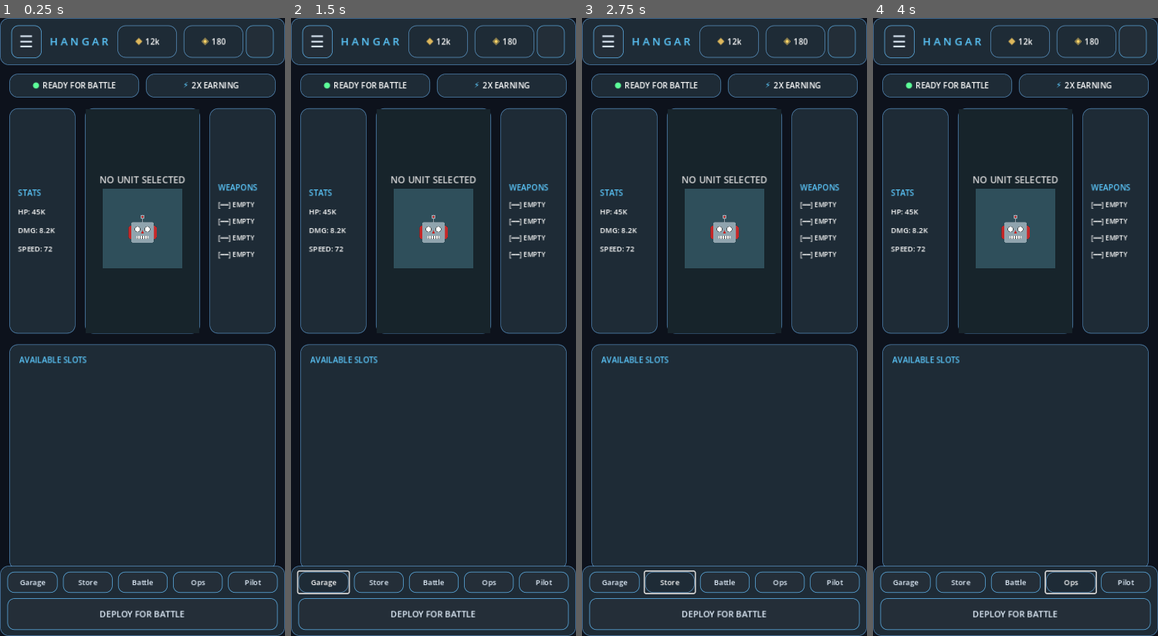
Above: before the commit, frames 1-4 (left to right).
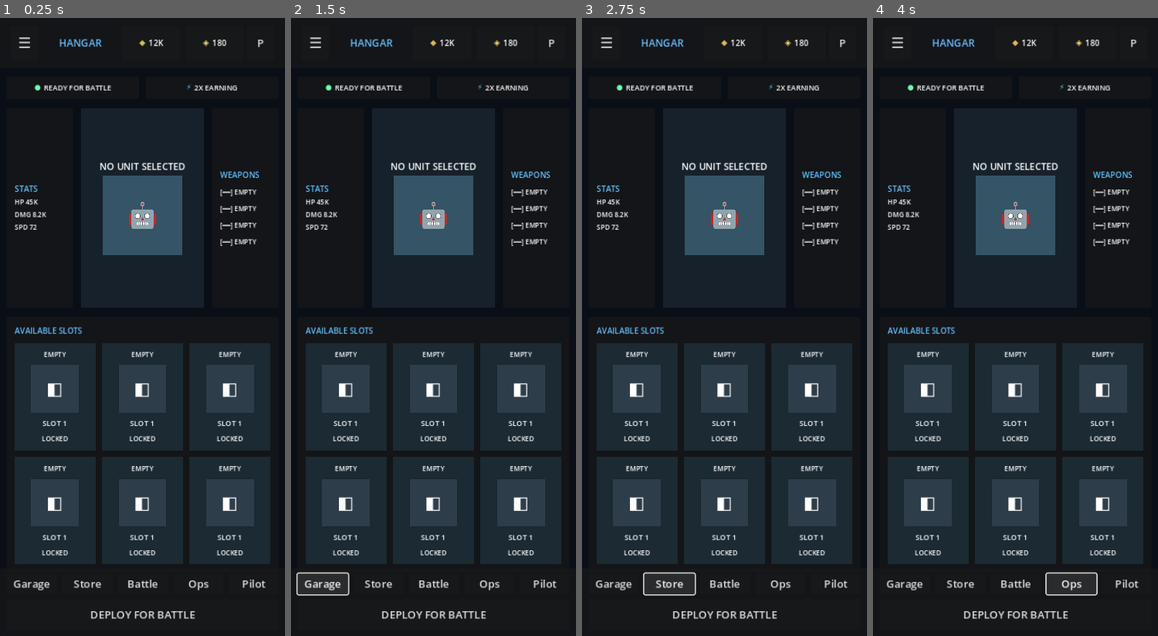
Above: after the commit, the same moments.

Repository: musikaalvin/godot-war-robots-hangar
Game: Godot game, scene res://scenes/HangarScreen.tscn
Same seed, same stepped clock (60 frames per second), same inputs: the game is played once before the commit and once after it.
Inputs (mouse positions are in pixels of both pictures, inside the frame that each line leads up to):
- Up to frame 1 (0.25 s): no input
- Up to frame 2 (1.5 s): click (550, 42) at 0.5 s; click "Garage" at 1.25 s
- Up to frame 3 (2.75 s): click "Store" at 2 s
- Up to frame 4 (4 s): click "Battle" at 2.75 s; click "Ops" at 3.5 s

The runs differ from the first frame. In frame 1, 47% of the frame differs, in the area x 0-100%, y 0-100%; in frame 2, 47%; in frame 3, 47%; in frame 4, 47%.
Error before the commit: Cannot call method 'get_children' on a null value. (res://scripts/HangarScreen.gd:10)
Error after the commit: Invalid assignment of property or key 'text' with value of type 'String' on a base object of type 'Nil'. (res://scripts/RobotSlot.gd:11)

Commit message:
Final War Robots-inspired premium hangar UI pass with a darker, more authentic mobile-game layout and styling.

Diff:
--- a/scenes/HangarScreen.tscn
+++ b/scenes/HangarScreen.tscn
@@ -1,7 +1,6 @@
-[gd_scene load_steps=3 format=3 uid="uid://csd7b1tkr4g5v"]
+[gd_scene load_steps=2 format=3 uid="uid://csd7b1tkr4g5v"]
 
 [ext_resource type="Script" path="res://scripts/HangarScreen.gd" id="1_cf8o8"]
-[ext_resource type="Theme" path="res://themes/PremiumTheme.tres" id="2_h5k8m"]
 
 [node name="HangarScreen" type="Control"]
 layout_mode = 3
@@ -11,7 +10,6 @@
 grow_horizontal = 2
 grow_vertical = 2
 script = ExtResource("1_cf8o8")
-theme = ExtResource("2_h5k8m")
 
 [node name="Background" type="ColorRect" parent="."]
 layout_mode = 1
@@ -20,16 +18,7 @@
 anchor_bottom = 1.0
 grow_horizontal = 2
 grow_vertical = 2
-color = Color(0.05, 0.07, 0.11, 1)
-
-[node name="GradientOverlay" type="ColorRect" parent="."]
-layout_mode = 1
-anchors_preset = 15
-anchor_right = 1.0
-anchor_bottom = 1.0
-grow_horizontal = 2
-grow_vertical = 2
-color = Color(0, 0, 0, 0)
+color = Color(0.04, 0.06, 0.09, 1)
 
 [node name="TopBar" type="PanelContainer" parent="."]
 layout_mode = 1
@@ -39,15 +28,15 @@
 offset_left = 0.0
 offset_top = 0.0
 offset_right = 0.0
-offset_bottom = 70.0
+offset_bottom = 76.0
 grow_horizontal = 2
 
 [node name="Margin" type="MarginContainer" parent="TopBar"]
 layout_mode = 2
 theme_override_constants/margin_left = 16
-theme_override_constants/margin_top = 10
+theme_override_constants/margin_top = 12
 theme_override_constants/margin_right = 16
-theme_override_constants/margin_bottom = 10
+theme_override_constants/margin_bottom = 12
 
 [node name="HBox" type="HBoxContainer" parent="TopBar/Margin"]
 layout_mode = 2
@@ -57,7 +46,7 @@
 custom_minimum_size = Vector2(42, 42)
 layout_mode = 2
 text = "☰"
-theme_override_font_sizes/font_size = 24
+theme_override_font_sizes/font_size = 22
 
 [node name="Spacer" type="Control" parent="TopBar/Margin/HBox"]
 layout_mode = 2
@@ -65,11 +54,11 @@
 
 [node name="Title" type="Label" parent="TopBar/Margin/HBox"]
 layout_mode = 2
-text = "H A N G A R"
+text = "HANGAR"
 horizontal_alignment = 1
 vertical_alignment = 1
-theme_override_font_sizes/font_size = 16
-theme_override_colors/font_color = Color(0.36, 0.79, 1, 1)
+theme_override_colors/font_color = Color(0.38, 0.74, 1, 1)
+theme_override_font_sizes/font_size = 15
 
 [node name="Spacer2" type="Control" parent="TopBar/Margin/HBox"]
 layout_mode = 2
@@ -77,53 +66,52 @@
 
 [node name="Resources" type="HBoxContainer" parent="TopBar/Margin/HBox"]
 layout_mode = 2
-theme_override_constants/separation = 10
-alignment = 1
+theme_override_constants/separation = 8
 
 [node name="Ag" type="PanelContainer" parent="TopBar/Margin/HBox/Resources"]
-custom_minimum_size = Vector2(90, 32)
-layout_mode = 2
-
-[node name="Margin2" type="MarginContainer" parent="TopBar/Margin/HBox/Resources/Ag"]
+custom_minimum_size = Vector2(88, 32)
+layout_mode = 2
+
+[node name="MarginAg" type="MarginContainer" parent="TopBar/Margin/HBox/Resources/Ag"]
 layout_mode = 2
 theme_override_constants/margin_left = 10
 theme_override_constants/margin_right = 10
 
-[node name="HBox2" type="HBoxContainer" parent="TopBar/Margin/HBox/Resources/Ag/Margin2"]
-layout_mode = 2
-alignment = 1
-
-[node name="Icon" type="Label" parent="TopBar/Margin/HBox/Resources/Ag/Margin2/HBox2"]
+[node name="HBoxAg" type="HBoxContainer" parent="TopBar/Margin/HBox/Resources/Ag/MarginAg"]
+layout_mode = 2
+alignment = 1
+
+[node name="Icon" type="Label" parent="TopBar/Margin/HBox/Resources/Ag/MarginAg/HBoxAg"]
 layout_mode = 2
 text = "◆"
-theme_override_font_sizes/font_size = 14
 theme_override_colors/font_color = Color(0.87, 0.72, 0.36, 1)
-
-[node name="Label" type="Label" parent="TopBar/Margin/HBox/Resources/Ag/Margin2/HBox2"]
-layout_mode = 2
-text = "12k"
+theme_override_font_sizes/font_size = 12
+
+[node name="Value" type="Label" parent="TopBar/Margin/HBox/Resources/Ag/MarginAg/HBoxAg"]
+layout_mode = 2
+text = "12K"
 theme_override_font_sizes/font_size = 12
 
 [node name="Au" type="PanelContainer" parent="TopBar/Margin/HBox/Resources"]
-custom_minimum_size = Vector2(90, 32)
-layout_mode = 2
-
-[node name="Margin3" type="MarginContainer" parent="TopBar/Margin/HBox/Resources/Au"]
+custom_minimum_size = Vector2(88, 32)
+layout_mode = 2
+
+[node name="MarginAu" type="MarginContainer" parent="TopBar/Margin/HBox/Resources/Au"]
 layout_mode = 2
 theme_override_constants/margin_left = 10
 theme_override_constants/margin_right = 10
 
-[node name="HBox3" type="HBoxContainer" parent="TopBar/Margin/HBox/Resources/Au/Margin3"]
-layout_mode = 2
-alignment = 1
-
-[node name="Icon" type="Label" parent="TopBar/Margin/HBox/Resources/Au/Margin3/HBox3"]
+[node name="HBoxAu" type="HBoxContainer" parent="TopBar/Margin/HBox/Resources/Au/MarginAu"]
+layout_mode = 2
+alignment = 1
+
+[node name="Icon" type="Label" parent="TopBar/Margin/HBox/Resources/Au/MarginAu/HBoxAu"]
 layout_mode = 2
 text = "◈"
-theme_override_font_sizes/font_size = 14
-theme_override_colors/font_color = Color(1, 0.84, 0.4, 1)
-
-[node name="Label" type="Label" parent="TopBar/Margin/HBox/Resources/Au/Margin3/HBox3"]
+theme_override_colors/font_color = Color(1, 0.84, 0.42, 1)
+theme_override_font_sizes/font_size = 12
+
+[node name="Value" type="Label" parent="TopBar/Margin/HBox/Resources/Au/MarginAu/HBoxAu"]
 layout_mode = 2
 text = "180"
 theme_override_font_sizes/font_size = 12
@@ -131,161 +119,166 @@
 [node name="Avatar" type="Button" parent="TopBar/Margin/HBox"]
 custom_minimum_size = Vector2(42, 42)
 layout_mode = 2
-modulate = Color(1, 1, 1, 0.9)
+text = "P"
 
 [node name="Body" type="MarginContainer" parent="."]
 layout_mode = 1
 anchors_preset = 15
 anchor_right = 1.0
 anchor_bottom = 1.0
-offset_top = 70.0
+offset_top = 76.0
 offset_bottom = 0.0
 grow_horizontal = 2
 grow_vertical = 2
 theme_override_constants/margin_left = 14
-theme_override_constants/margin_top = 14
+theme_override_constants/margin_top = 12
 theme_override_constants/margin_right = 14
-theme_override_constants/margin_bottom = 100
+theme_override_constants/margin_bottom = 96
 
 [node name="VBox" type="VBoxContainer" parent="Body"]
 layout_mode = 2
-theme_override_constants/separation = 16
+theme_override_constants/separation = 14
 
 [node name="StatusBar" type="HBoxContainer" parent="Body/VBox"]
 layout_mode = 2
 theme_override_constants/separation = 10
 
 [node name="ReadyStatus" type="PanelContainer" parent="Body/VBox/StatusBar"]
-custom_minimum_size = Vector2(0, 36)
-layout_mode = 2
-size_flags_horizontal = 3
-
-[node name="Margin4" type="MarginContainer" parent="Body/VBox/StatusBar/ReadyStatus"]
+custom_minimum_size = Vector2(0, 34)
+layout_mode = 2
+size_flags_horizontal = 3
+
+[node name="Margin" type="MarginContainer" parent="Body/VBox/StatusBar/ReadyStatus"]
 layout_mode = 2
 theme_override_constants/margin_left = 12
 theme_override_constants/margin_right = 12
 
-[node name="HBox4" type="HBoxContainer" parent="Body/VBox/StatusBar/ReadyStatus/Margin4"]
-layout_mode = 2
-alignment = 1
-
-[node name="Dot" type="Label" parent="Body/VBox/StatusBar/ReadyStatus/Margin4/HBox4"]
+[node name="HBox" type="HBoxContainer" parent="Body/VBox/StatusBar/ReadyStatus/Margin"]
+layout_mode = 2
+alignment = 1
+
+[node name="Dot" type="Label" parent="Body/VBox/StatusBar/ReadyStatus/Margin/HBox"]
 layout_mode = 2
 text = "●"
-theme_override_font_sizes/font_size = 12
-theme_override_colors/font_color = Color(0.36, 1, 0.6, 1)
-
-[node name="Label2" type="Label" parent="Body/VBox/StatusBar/ReadyStatus/Margin4/HBox4"]
+theme_override_colors/font_color = Color(0.42, 1, 0.68, 1)
+theme_override_font_sizes/font_size = 11
+
+[node name="Text" type="Label" parent="Body/VBox/StatusBar/ReadyStatus/Margin/HBox"]
 layout_mode = 2
 text = "READY FOR BATTLE"
-theme_override_font_sizes/font_size = 12
+theme_override_font_sizes/font_size = 11
 
 [node name="BoostStatus" type="PanelContainer" parent="Body/VBox/StatusBar"]
-custom_minimum_size = Vector2(0, 36)
-layout_mode = 2
-size_flags_horizontal = 3
-
-[node name="Margin5" type="MarginContainer" parent="Body/VBox/StatusBar/BoostStatus"]
+custom_minimum_size = Vector2(0, 34)
+layout_mode = 2
+size_flags_horizontal = 3
+
+[node name="Margin" type="MarginContainer" parent="Body/VBox/StatusBar/BoostStatus"]
 layout_mode = 2
 theme_override_constants/margin_left = 12
 theme_override_constants/margin_right = 12
 
-[node name="HBox5" type="HBoxContainer" parent="Body/VBox/StatusBar/BoostStatus/Margin5"]
-layout_mode = 2
-alignment = 1
-
-[node name="Icon2" type="Label" parent="Body/VBox/StatusBar/BoostStatus/Margin5/HBox5"]
+[node name="HBox" type="HBoxContainer" parent="Body/VBox/StatusBar/BoostStatus/Margin"]
+layout_mode = 2
+alignment = 1
+
+[node name="Icon" type="Label" parent="Body/VBox/StatusBar/BoostStatus/Margin/HBox"]
 layout_mode = 2
 text = "⚡"
-theme_override_font_sizes/font_size = 12
-theme_override_colors/font_color = Color(0.36, 0.79, 1, 1)
-
-[node name="Label3" type="Label" parent="Body/VBox/StatusBar/BoostStatus/Margin5/HBox5"]
+theme_override_colors/font_color = Color(0.38, 0.8, 1, 1)
+theme_override_font_sizes/font_size = 11
+
+[node name="Text" type="Label" parent="Body/VBox/StatusBar/BoostStatus/Margin/HBox"]
 layout_mode = 2
 text = "2X EARNING"
-theme_override_font_sizes/font_size = 12
+theme_override_font_sizes/font_size = 11
 
 [node name="MainContent" type="HBoxContainer" parent="Body/VBox"]
 layout_mode = 2
-theme_override_constants/separation = 14
+theme_override_constants/separation = 12
 size_flags_vertical = 3
 
 [node name="LeftPanel" type="PanelContainer" parent="Body/VBox/MainContent"]
 custom_minimum_size = Vector2(100, 0)
 layout_mode = 2
 
-[node name="Margin6" type="MarginContainer" parent="Body/VBox/MainContent/LeftPanel"]
+[node name="Margin" type="MarginContainer" parent="Body/VBox/MainContent/LeftPanel"]
 layout_mode = 2
 theme_override_constants/margin_left = 12
 theme_override_constants/margin_top = 12
 theme_override_constants/margin_right = 12
 theme_override_constants/margin_bottom = 12
 
-[node name="VBox2" type="VBoxContainer" parent="Body/VBox/MainContent/LeftPanel/Margin6"]
-layout_mode = 2
-theme_override_constants/separation = 12
-alignment = 1
-
-[node name="StatLabel" type="Label" parent="Body/VBox/MainContent/LeftPanel/Margin6/VBox2"]
+[node name="VBox" type="VBoxContainer" parent="Body/VBox/MainContent/LeftPanel/Margin"]
+layout_mode = 2
+alignment = 1
+
+[node name="Header" type="Label" parent="Body/VBox/MainContent/LeftPanel/Margin/VBox"]
 layout_mode = 2
 text = "STATS"
-theme_override_font_sizes/font_size = 12
-theme_override_colors/font_color = Color(0.36, 0.79, 1, 1)
-
-[node name="Stat1" type="Label" parent="Body/VBox/MainContent/LeftPanel/Margin6/VBox2"]
-layout_mode = 2
-text = "HP: 45K"
-theme_override_font_sizes/font_size = 11
-
-[node name="Stat2" type="Label" parent="Body/VBox/MainContent/LeftPanel/Margin6/VBox2"]
-layout_mode = 2
-text = "DMG: 8.2K"
-theme_override_font_sizes/font_size = 11
-
-[node name="Stat3" type="Label" parent="Body/VBox/MainContent/LeftPanel/Margin6/VBox2"]
-layout_mode = 2
-text = "SPEED: 72"
-theme_override_font_sizes/font_size = 11
-
-[node name="Preview" type="PanelContainer" parent="Body/VBox/MainContent"]
-custom_minimum_size = Vector2(0, 0)
-layout_mode = 2
-size_flags_horizontal = 3
-
-[node name="PreviewBG" type="ColorRect" parent="Body/VBox/MainContent/Preview"]
-layout_mode = 1
-anchors_preset = 15
-anchor_right = 1.0
-anchor_bottom = 1.0
-grow_horizontal = 2
-grow_vertical = 2
-color = Color(0.09, 0.14, 0.17, 1)
-
-[node name="Margin7" type="MarginContainer" parent="Body/VBox/MainContent/Preview"]
+theme_override_colors/font_color = Color(0.38, 0.76, 1, 1)
+theme_override_font_sizes/font_size = 12
+
+[node name="Stat1" type="Label" parent="Body/VBox/MainContent/LeftPanel/Margin/VBox"]
+layout_mode = 2
+text = "HP 45K"
+theme_override_font_sizes/font_size = 10
+
+[node name="Stat2" type="Label" parent="Body/VBox/MainContent/LeftPanel/Margin/VBox"]
+layout_mode = 2
+text = "DMG 8.2K"
+theme_override_font_sizes/font_size = 10
+
+[node name="Stat3" type="Label" parent="Body/VBox/MainContent/LeftPanel/Margin/VBox"]
+layout_mode = 2
+text = "SPD 72"
+theme_override_font_sizes/font_size = 10
+
+[node name="PreviewPanel" type="PanelContainer" parent="Body/VBox/MainContent"]
+layout_mode = 2
+size_flags_horizontal = 3
+
+[node name="PreviewBG" type="ColorRect" parent="Body/VBox/MainContent/PreviewPanel"]
+layout_mode = 1
+anchors_preset = 15
+anchor_right = 1.0
+anchor_bottom = 1.0
+grow_horizontal = 2
+grow_vertical = 2
+color = Color(0.09, 0.13, 0.17, 1)
+
+[node name="Margin" type="MarginContainer" parent="Body/VBox/MainContent/PreviewPanel"]
 layout_mode = 2
 theme_override_constants/margin_left = 20
-theme_override_constants/margin_top = 20
+theme_override_constants/margin_top = 18
 theme_override_constants/margin_right = 20
-theme_override_constants/margin_bottom = 20
-
-[node name="VBox3" type="VBoxContainer" parent="Body/VBox/MainContent/Preview/Margin7"]
-layout_mode = 2
-alignment = 1
-
-[node name="RobotName" type="Label" parent="Body/VBox/MainContent/Preview/Margin7/VBox3"]
+theme_override_constants/margin_bottom = 18
+
+[node name="VBox" type="VBoxContainer" parent="Body/VBox/MainContent/PreviewPanel/Margin"]
+layout_mode = 2
+alignment = 1
+
+[node name="Name" type="Label" parent="Body/VBox/MainContent/PreviewPanel/Margin/VBox"]
 layout_mode = 2
 text = "NO UNIT SELECTED"
 horizontal_alignment = 1
 theme_override_font_sizes/font_size = 14
-theme_override_colors/font_color = Color(0.85, 0.85, 0.85, 1)
-
-[node name="Silhouette" type="ColorRect" parent="Body/VBox/MainContent/Preview/Margin7/VBox3"]
+
+[node name="RobotArt" type="PanelContainer" parent="Body/VBox/MainContent/PreviewPanel/Margin/VBox"]
 custom_minimum_size = Vector2(120, 120)
 layout_mode = 2
 size_flags_horizontal = 4
-color = Color(0.25, 0.42, 0.48, 0.6)
-
-[node name="Label" type="Label" parent="Body/VBox/MainContent/Preview/Margin7/VBox3/Silhouette"]
+
+[node name="RobotShape" type="ColorRect" parent="Body/VBox/MainContent/PreviewPanel/Margin/VBox/RobotArt"]
+layout_mode = 1
+anchors_preset = 15
+anchor_right = 1.0
+anchor_bottom = 1.0
+grow_horizontal = 2
+grow_vertical = 2
+color = Color(0.24, 0.39, 0.47, 0.78)
+
+[node name="RobotIcon" type="Label" parent="Body/VBox/MainContent/PreviewPanel/Margin/VBox/RobotArt/RobotShape"]
 layout_mode = 1
 anchors_preset = 15
 anchor_right = 1.0
@@ -295,46 +288,46 @@
 text = "🤖"
 horizontal_alignment = 1
 vertical_alignment = 1
-theme_override_font_sizes/font_size = 48
+theme_override_font_sizes/font_size = 46
 
 [node name="RightPanel" type="PanelContainer" parent="Body/VBox/MainContent"]
 custom_minimum_size = Vector2(100, 0)
 layout_mode = 2
 
-[node name="Margin8" type="MarginContainer" parent="Body/VBox/MainContent/RightPanel"]
+[node name="Margin" type="MarginContainer" parent="Body/VBox/MainContent/RightPanel"]
 layout_mode = 2
 theme_override_constants/margin_left = 12
 theme_override_constants/margin_top = 12
 theme_override_constants/margin_right = 12
 theme_override_constants/margin_bottom = 12
 
-[node name="VBox4" type="VBoxContainer" parent="Body/VBox/MainContent/RightPanel/Margin8"]
+[node name="VBox" type="VBoxContainer" parent="Body/VBox/MainContent/RightPanel/Margin"]
 layout_mode = 2
 theme_override_constants/separation = 10
 alignment = 1
 
-[node name="EquipLabel" type="Label" parent="Body/VBox/MainContent/RightPanel/Margin8/VBox4"]
+[node name="Header" type="Label" parent="Body/VBox/MainContent/RightPanel/Margin/VBox"]
 layout_mode = 2
 text = "WEAPONS"
-theme_override_font_sizes/font_size = 12
-theme_override_colors/font_color = Color(0.36, 0.79, 1, 1)
-
-[node name="Weapon1" type="Label" parent="Body/VBox/MainContent/RightPanel/Margin8/VBox4"]
+theme_override_colors/font_color = Color(0.38, 0.76, 1, 1)
+theme_override_font_sizes/font_size = 12
+
+[node name="W1" type="Label" parent="Body/VBox/MainContent/RightPanel/Margin/VBox"]
 layout_mode = 2
 text = "[━━] EMPTY"
 theme_override_font_sizes/font_size = 10
 
-[node name="Weapon2" type="Label" parent="Body/VBox/MainContent/RightPanel/Margin8/VBox4"]
+[node name="W2" type="Label" parent="Body/VBox/MainContent/RightPanel/Margin/VBox"]
 layout_mode = 2
 text = "[━━] EMPTY"
 theme_override_font_sizes/font_size = 10
 
-[node name="Weapon3" type="Label" parent="Body/VBox/MainContent/RightPanel/Margin8/VBox4"]
+[node name="W3" type="Label" parent="Body/VBox/MainContent/RightPanel/Margin/VBox"]
 layout_mode = 2
 text = "[━━] EMPTY"
 theme_override_font_sizes/font_size = 10
 
-[node name="Weapon4" type="Label" parent="Body/VBox/MainContent/RightPanel/Margin8/VBox4"]
+[node name="W4" type="Label" parent="Body/VBox/MainContent/RightPanel/Margin/VBox"]
 layout_mode = 2
 text = "[━━] EMPTY"
 theme_override_font_sizes/font_size = 10
@@ -343,28 +336,28 @@
 layout_mode = 2
 size_flags_vertical = 3
 
-[node name="Margin9" type="MarginContainer" parent="Body/VBox/SlotsSection"]
-layout_mode = 2
-theme_override_constants/margin_left = 14
-theme_override_constants/margin_top = 14
-theme_override_constants/margin_right = 14
-theme_override_constants/margin_bottom = 14
-
-[node name="VBox5" type="VBoxContainer" parent="Body/VBox/SlotsSection/Margin9"]
-layout_mode = 2
-theme_override_constants/separation = 12
-
-[node name="Header" type="Label" parent="Body/VBox/SlotsSection/Margin9/VBox5"]
+[node name="Margin" type="MarginContainer" parent="Body/VBox/SlotsSection"]
+layout_mode = 2
+theme_override_constants/margin_left = 12
+theme_override_constants/margin_top = 12
+theme_override_constants/margin_right = 12
+theme_override_constants/margin_bottom = 12
+
+[node name="VBox" type="VBoxContainer" parent="Body/VBox/SlotsSection/Margin"]
+layout_mode = 2
+theme_override_constants/separation = 10
+
+[node name="Header" type="Label" parent="Body/VBox/SlotsSection/Margin/VBox"]
 layout_mode = 2
 text = "AVAILABLE SLOTS"
-theme_override_font_sizes/font_size = 12
-theme_override_colors/font_color = Color(0.36, 0.79, 1, 1)
-
-[node name="SlotsGrid" type="GridContainer" parent="Body/VBox/SlotsSection/Margin9/VBox5"]
+theme_override_colors/font_color = Color(0.38, 0.76, 1, 1)
+theme_override_font_sizes/font_size = 12
+
+[node name="SlotsGrid" type="GridContainer" parent="Body/VBox/SlotsSection/Margin/VBox"]
 layout_mode = 2
 columns = 3
-theme_override_constants/h_separation = 12
-theme_override_constants/v_separation = 12
+theme_override_constants/h_separation = 10
+theme_override_constants/v_separation = 10
 
 [node name="BottomBar" type="PanelContainer" parent="."]
 layout_mode = 1
@@ -376,56 +369,49 @@
 grow_horizontal = 2
 grow_vertical = 0
 
-[node name="Margin10" type="MarginContainer" parent="BottomBar"]
+[node name="Margin" type="MarginContainer" parent="BottomBar"]
 layout_mode = 2
 theme_override_constants/margin_left = 10
 theme_override_constants/margin_top = 8
 theme_override_constants/margin_right = 10
 theme_override_constants/margin_bottom = 8
 
-[node name="VBox6" type="VBoxContainer" parent="BottomBar/Margin10"]
-layout_mode = 2
-theme_override_constants/separation = 8
-
-[node name="NavGrid" type="GridContainer" parent="BottomBar/Margin10/VBox6"]
+[node name="VBox" type="VBoxContainer" parent="BottomBar/Margin"]
+layout_mode = 2
+theme_override_constants/separation = 7
+
+[node name="NavGrid" type="GridContainer" parent="BottomBar/Margin/VBox"]
 layout_mode = 2
 columns = 5
 theme_override_constants/h_separation = 8
-theme_override_constants/v_separation = 8
-
-[node name="GarageBtn" type="Button" parent="BottomBar/Margin10/VBox6/NavGrid"]
+
+[node name="GarageBtn" type="Button" parent="BottomBar/Margin/VBox/NavGrid"]
 layout_mode = 2
 size_flags_horizontal = 3
 text = "Garage"
-theme_override_font_sizes/font_size = 11
-
-[node name="StoreBtn" type="Button" parent="BottomBar/Margin10/VBox6/NavGrid"]
+
+[node name="StoreBtn" type="Button" parent="BottomBar/Margin/VBox/NavGrid"]
 layout_mode = 2
 size_flags_horizontal = 3
 text = "Store"
-theme_override_font_sizes/font_size = 11
-
-[node name="BattleBtn" type="Button" parent="BottomBar/Margin10/VBox6/NavGrid"]
+
+[node name="BattleBtn" type="Button" parent="BottomBar/Margin/VBox/NavGrid"]
 layout_mode = 2
 size_flags_horizontal = 3
 text = "Battle"
-theme_override_font_sizes/font_size = 11
-
-[node name="MissionsBtn" type="Button" parent="BottomBar/Margin10/VBox6/NavGrid"]
+
+[node name="MissionsBtn" type="Button" parent="BottomBar/Margin/VBox/NavGrid"]
 layout_mode = 2
 size_flags_horizontal = 3
 text = "Ops"
-theme_override_font_sizes/font_size = 11
-
-[node name="ProfileBtn" type="Button" parent="BottomBar/Margin10/VBox6/NavGrid"]
+
+[node name="ProfileBtn" type="Button" parent="BottomBar/Margin/VBox/NavGrid"]
 layout_mode = 2
 size_flags_horizontal = 3
 text = "Pilot"
-theme_override_font_sizes/font_size = 11
-
-[node name="DeployBtn" type="Button" parent="BottomBar/Margin10/VBox6"]
+
+[node name="DeployBtn" type="Button" parent="BottomBar/Margin/VBox"]
 layout_mode = 2
 size_flags_horizontal = 3
 custom_minimum_size = Vector2(0, 48)
 text = "DEPLOY FOR BATTLE"
-theme_override_font_sizes/font_size = 13
